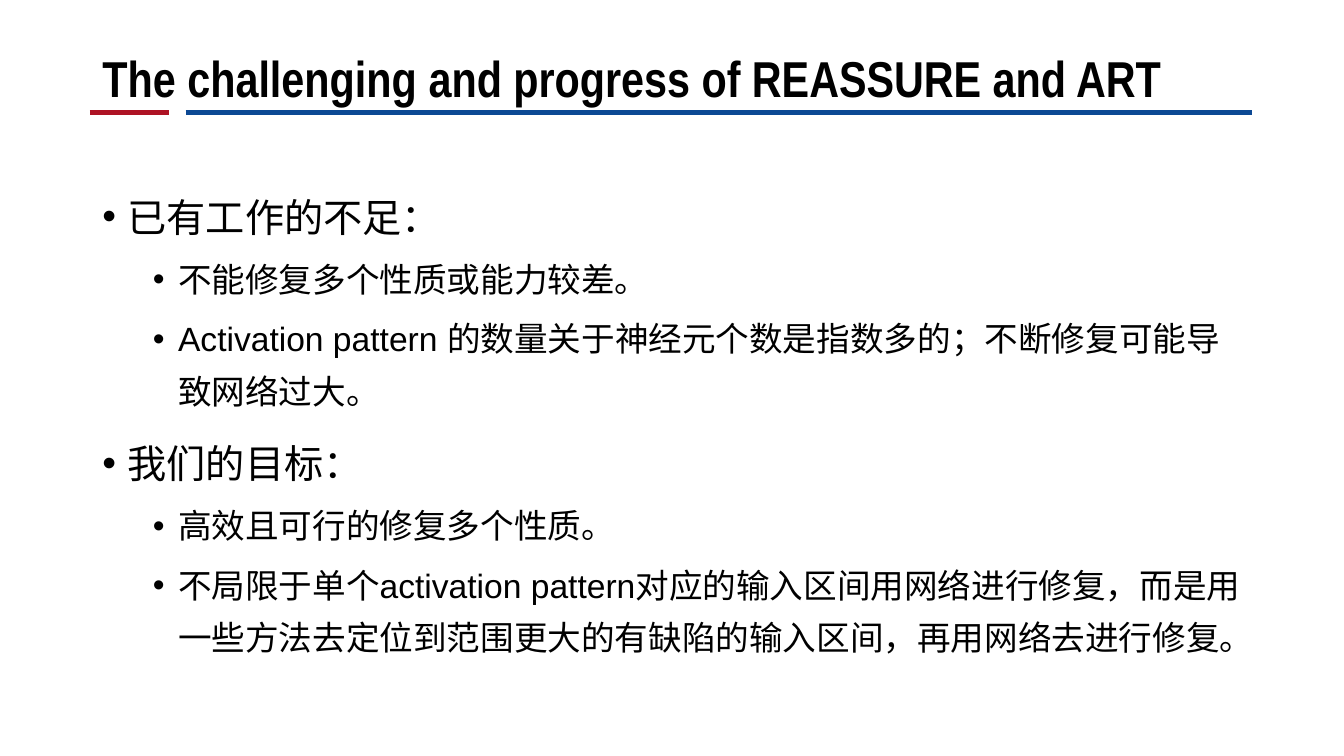
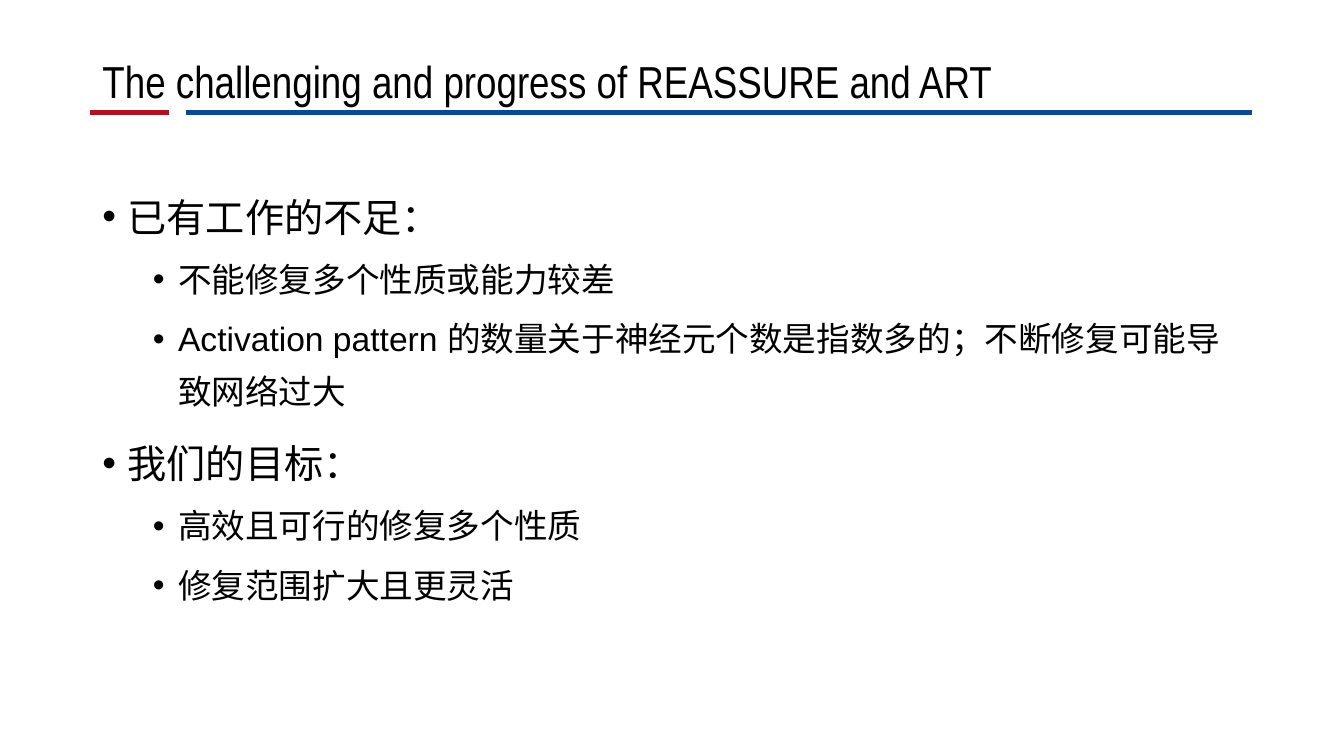
Before and after one commit to CRhapsody/Presentation_Slides, a slide deck: slide 6 of 神经网络修复工作进展.pptx (slide 7 before the commit). Drawn at 1344x756 pixels with LibreOffice and Linux fonts; fonts in the diff are those of the drawing; background and template pictures are left out. Boxes give left, top, right and bottom in pixels: in the first picture for what was removed or moved away, otherwise in the second. Text is boxed around its words. In the diff, an @@ line names an element or a change of style, - is before the commit and + after.

```diff
--- a/神经网络修复工作进展.pptx
+++ b/神经网络修复工作进展.pptx
@@ title "The challenging and progress of ..." at box(102, 65, 992, 107): size 36 to 32 pt, bold off @@
@@ text at box(178, 263, 1220, 407): text changed @@
-  • 不能修复多个性质或能力较差。
-  • Activation pattern 的数量关于神经元个数是指数多的；不断修复可能导致网络过大。
+  • 不能修复多个性质或能力较差
+  • Activation pattern 的数量关于神经元个数是指数多的；不断修复可能导致网络过大
@@ text at box(178, 509, 581, 601): text changed @@
-  • 高效且可行的修复多个性质。
-  • 不局限于单个activation pattern对应的输入区间用网络进行修复，而是用一些方法去定位到范围更大的有缺陷的输入区间，再用网络去进行修复。
+  • 高效且可行的修复多个性质
+  • 修复范围扩大且更灵活
```
Also in this commit, not shown: 4 other slides changed, 5 slides added, 6 slides removed, 1 other file.
